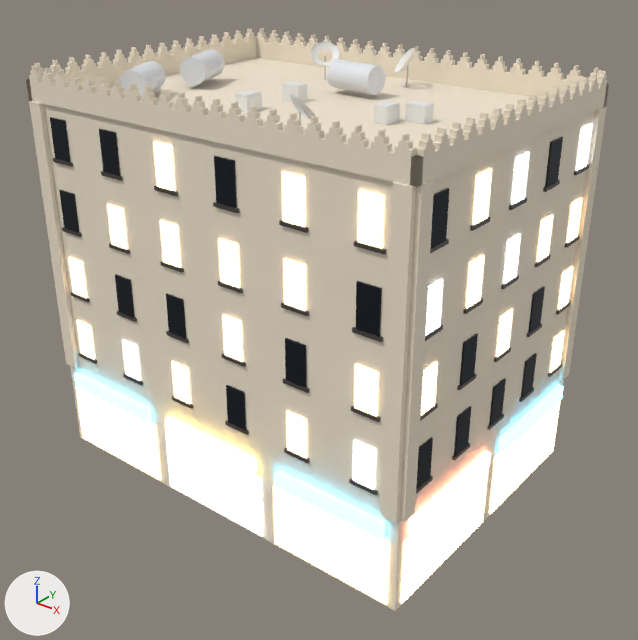
A saved change to the FBX model assets/riyadh/SM_RiyadhBlock_04.fbx.
Rendered twice from a 50 mm lens placed at (26.8, -33.1, 28.5), pointed at (0.9, -0.7, 8.4). Arrows for +X, +Y and +Z are at lower left; the lights stay in place. The first picture is the older version.

The first picture shows 'SM_RiyadhBlock_04'.
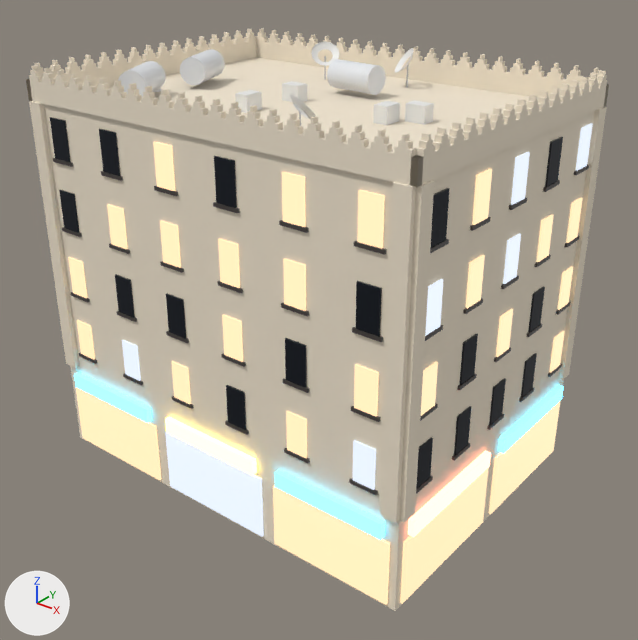
Where the change shows, as pixel boxes [x1, y1, x2, y2] in the pictures (638 x 640 px):
'SM_RiyadhBlock_04', recoloured, surface changed: [58, 114, 601, 609] in both

The change, as a list of edits to the scene's bpy script:
```text
Change mat_m_win_litwarm:
    mat_m_win_litwarm.base_color: (0.9, 0.7, 0.45) -> (0.25, 0.18, 0.12)  # beige #f3dab3 -> brown #897661
    mat_m_win_litwarm.emission_strength: 3.0 -> 1.1
Change mat_m_shopsign_0:
    mat_m_shopsign_0.emission_strength: 8.0 -> 4.0
Change mat_m_win_litcool:
    mat_m_win_litcool.emission_strength: 2.5 -> 0.9
Change mat_m_shopsign_3:
    mat_m_shopsign_3.emission_strength: 8.0 -> 4.0
Change mat_m_shopsign_1:
    mat_m_shopsign_1.emission_strength: 8.0 -> 4.0
```
